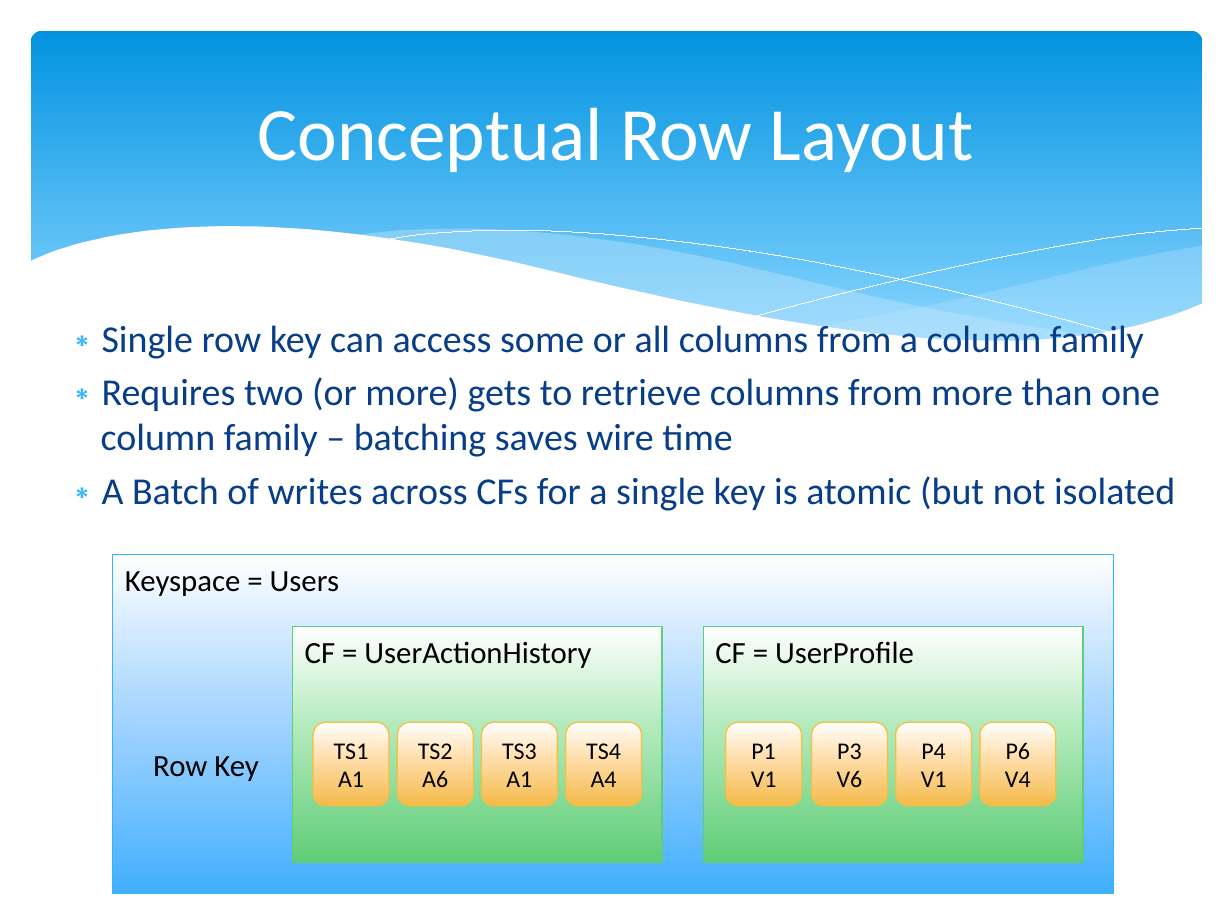
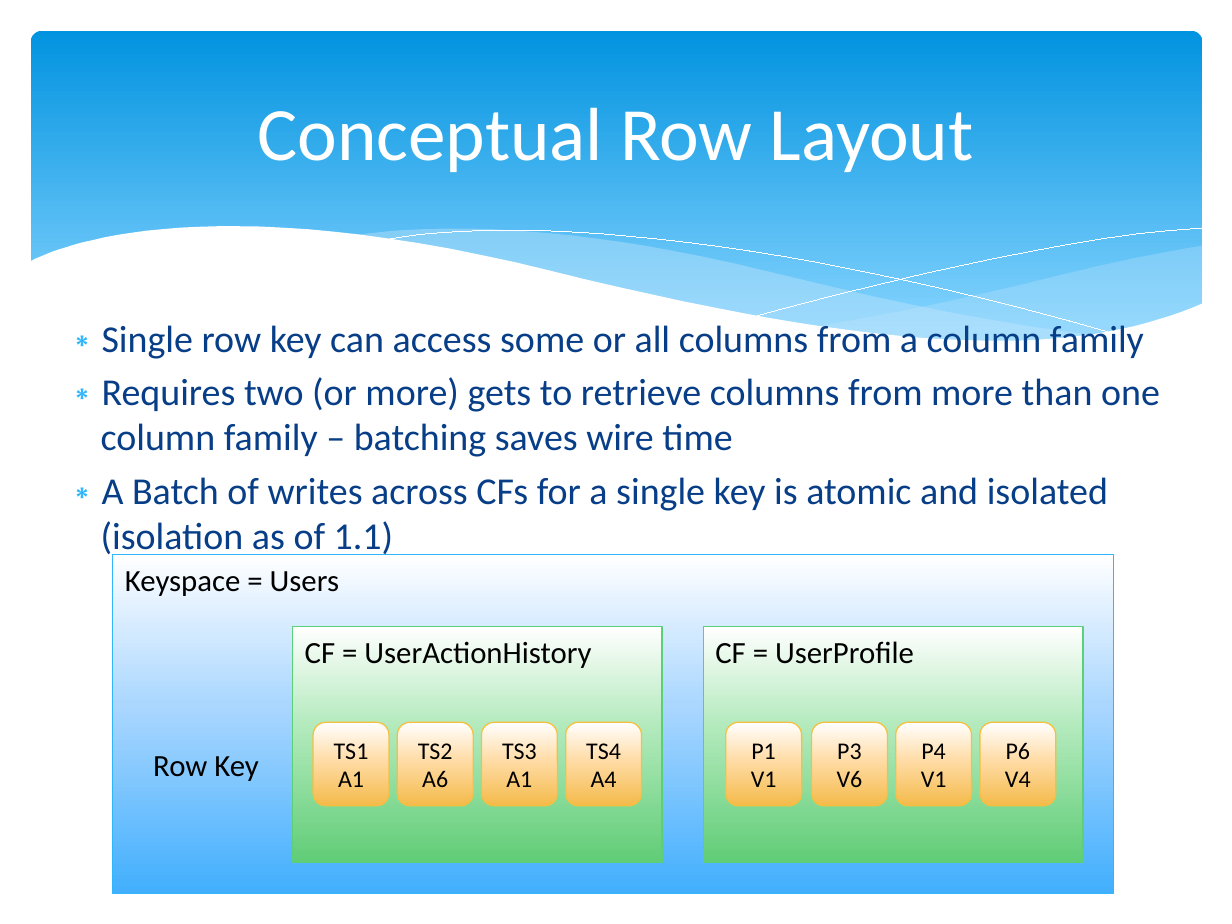
Before and after one commit to calebjones/nosql-blog, a slide deck: slide 5 of cassandra-training.pptx. Drawn at 1232x924 pixels with LibreOffice and Linux fonts; fonts in the diff are those of the drawing. Boxes give left, top, right and bottom in pixels: in the first picture for what was removed or moved away, otherwise in the second. Text is boxed around its words. In the diff, an @@ line names an element or a change of style, - is before the commit and + after.

```diff
--- a/cassandra-training.pptx
+++ b/cassandra-training.pptx
@@ text at [101, 477, 1108, 559]: text changed @@
-∗ A Batch of writes across CFs for a single key is atomic (but not isolated
+∗ A Batch of writes across CFs for a single key is atomic and isolated (isolation as of 1.1)
```
Also in this commit, not shown: 16 other slides changed, 5 slides added, 2 other files.
